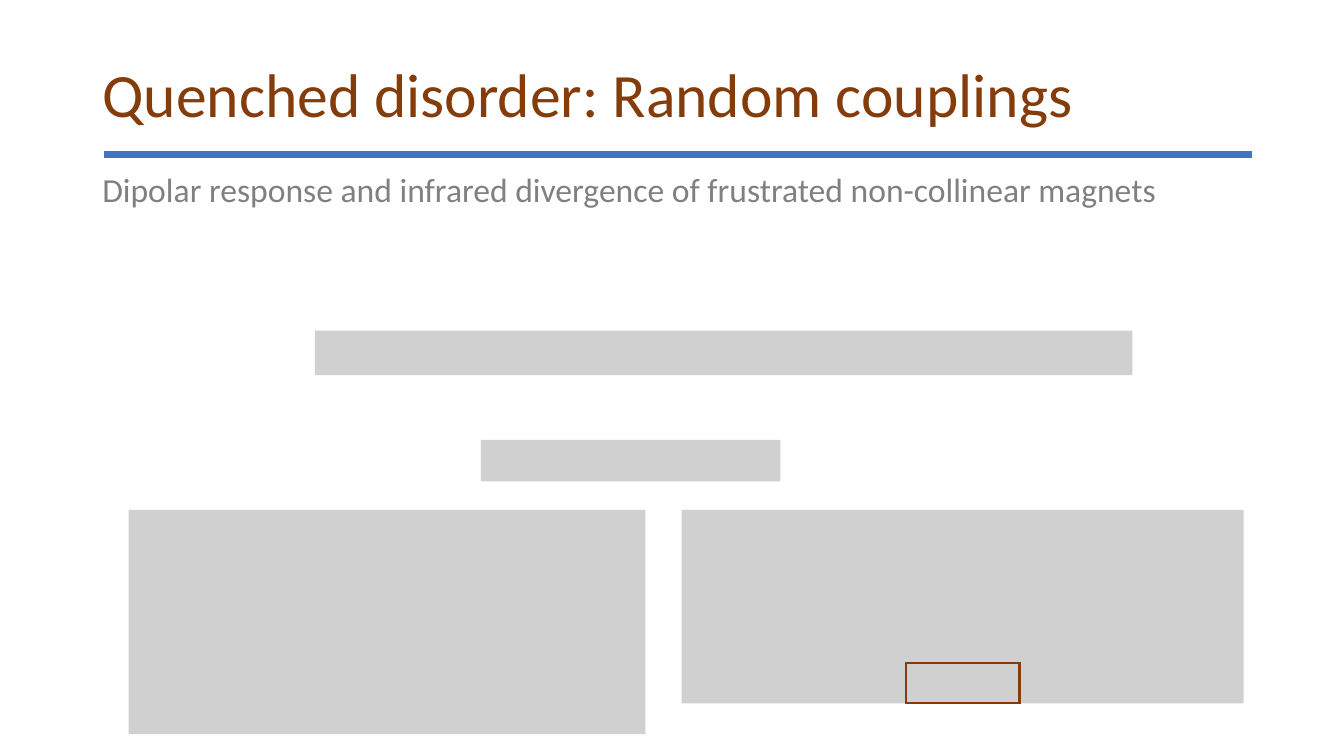
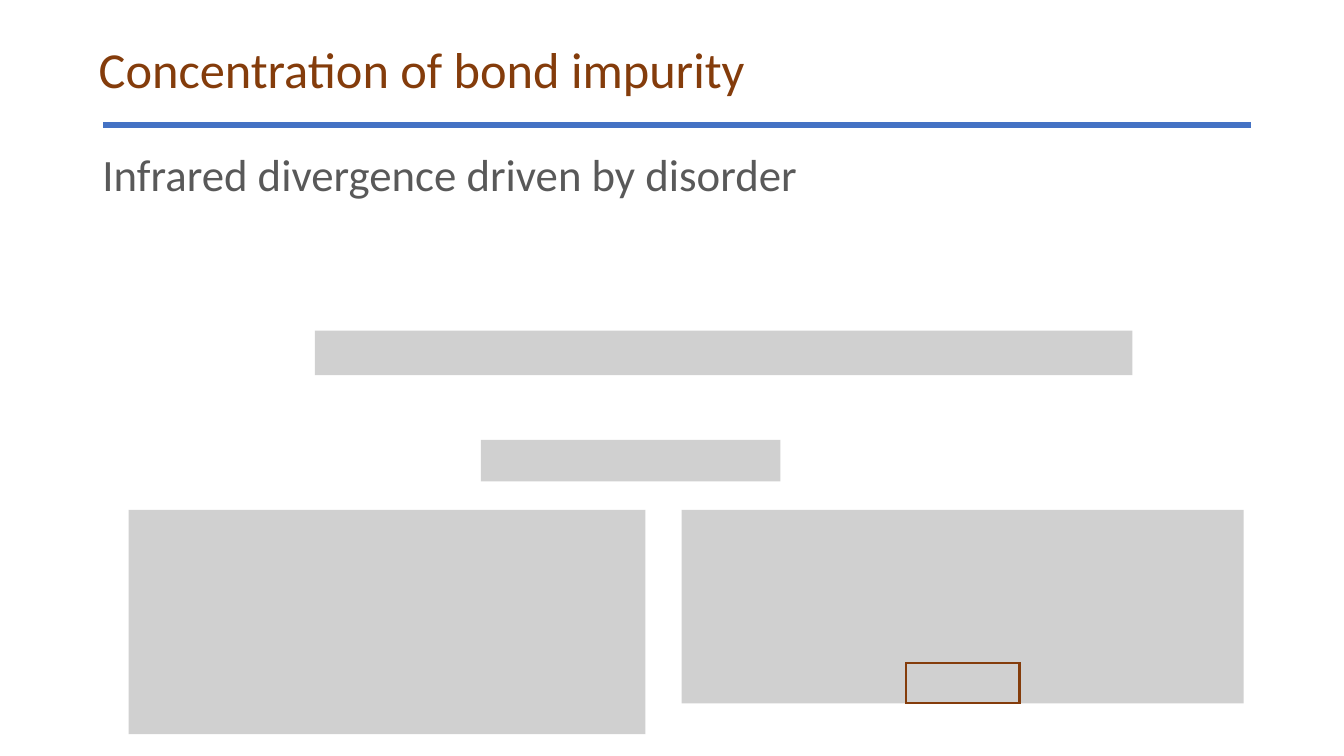
Before and after one commit to glacieant/disordered_triangular_swt, a slide deck: slide 14 of talk/disordered_non-collinear_magnet.pptx (slide 13 before the commit). Drawn at 1344x756 pixels with LibreOffice and Linux fonts; fonts in the diff are those of the drawing; grey boxes stand for pictures. Boxes give left, top, right and bottom in pixels: in the first picture for what was removed or moved away, otherwise in the second. Text is boxed around its words. In the diff, an @@ line names an element or a change of style, - is before the commit and + after.

```diff
--- a/talk/disordered_non-collinear_magnet.pptx
+++ b/talk/disordered_non-collinear_magnet.pptx
@@ title added at <box>99,53,744,96</box>, 36 pt, text #843C0B @@
+Concentration of bond impurity
@@ title removed at <box>102,74,1072,128</box> @@
-Quenched disorder: Random couplings
@@ line moved from (104, 154) - (1252, 154) to (104, 125) - (1251, 125) @@
@@ text removed at <box>102,178,1155,208</box> @@
-Dipolar response and infrared divergence of frustrated non-collinear magnets
@@ text added at <box>102,160,796,199</box>, 32 pt, text #595959 @@
+Infrared divergence driven by disorder
```
Also in this commit, not shown: 11 other slides changed, 2 slides added, 1 slide removed.
